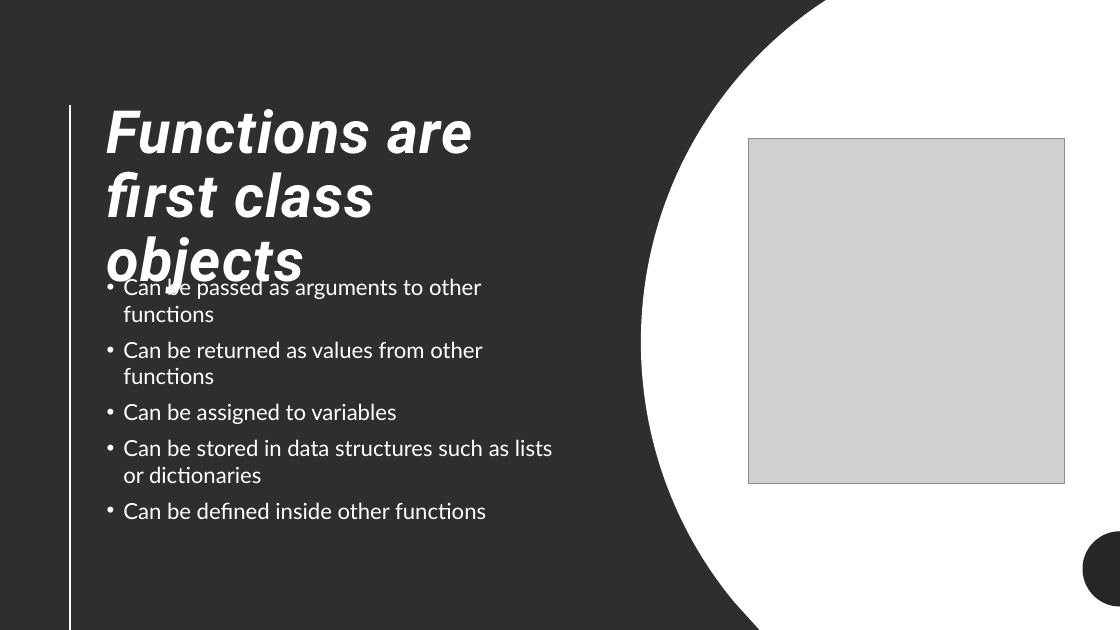
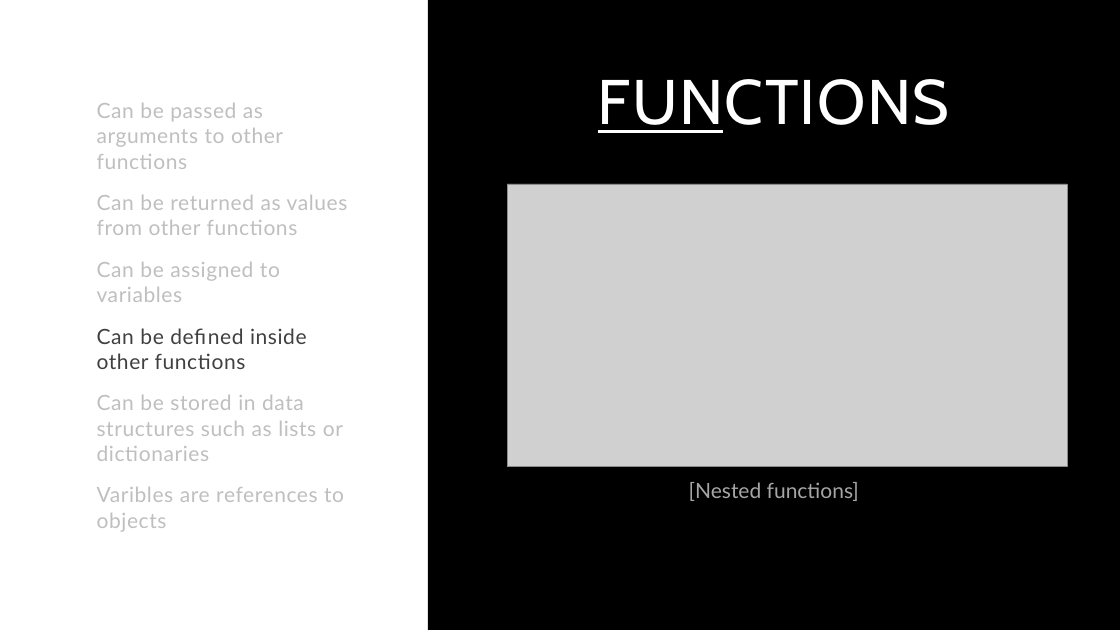
Before and after one commit to Cristi-la/JPWP, a slide deck: slide 6 of Practical use of decorators in Python.pptx (slide 2 before the commit). Drawn at 1120x630 pixels with LibreOffice and Linux fonts; fonts in the diff are those of the drawing; grey boxes stand for pictures. Boxes give left, top, right and bottom in pixels: in the first picture for what was removed or moved away, otherwise in the second. Text is boxed around its words. In the diff, an @@ line names an element or a change of style, - is before the commit and + after.

```diff
--- a/Practical use of decorators in Python.pptx
+++ b/Practical use of decorators in Python.pptx
@@ background #2F2F2F to #FFFFFF @@
@@ rectangle at (x1=0, y1=0, x2=1120, y2=630): fill #2F2F2F to #FFFFFF @@
@@ rectangle added at (x1=0, y1=0, x2=1120, y2=208), fill #000000 @@
@@ rectangle added at (x1=428, y1=0, x2=1120, y2=630), fill #000000 @@
@@ freeform shape removed at (x1=641, y1=0, x2=1120, y2=630) @@
@@ text "Can be passed as arguments ..." moved from (x1=123, y1=276, x2=553, y2=519) to (x1=97, y1=103, x2=348, y2=532) @@
@@ text "Can be passed as arguments ..." at (x1=97, y1=103, x2=348, y2=532): vertical alignment top to middle @@
@@ title added at (x1=598, y1=79, x2=950, y2=133), 54 pt, text #FFFFFF @@
+FUNCTIONS
@@ line removed from (70, 105) to (70, 630) @@
@@ text at (x1=97, y1=103, x2=348, y2=461): size 19 to 18 pt, text colour #FFFFFF to #BFBFBF, letter spacing 0 to 0.5 pt in "Can be passed as arguments to other ...", "Can be returned as values from other ...", "Can be assigned to variables", "Can be stored in data structures such ..."; bullet • to none; more space between paragraphs @@
@@ title removed at (x1=107, y1=109, x2=472, y2=295) @@
-Functions are first class objects
@@ picture resized from (x1=749, y1=138, x2=1065, y2=483) to (x1=507, y1=184, x2=1068, y2=466) @@
@@ text at (x1=97, y1=328, x2=307, y2=369): paragraph added @@
+Can be defined inside other functions
@@ text at (x1=97, y1=487, x2=344, y2=532): text changed; size 19 to 18 pt; text colour #FFFFFF to #BFBFBF @@
-• Can be defined inside other functions
+Varibles are references to objects
@@ text added at (x1=689, y1=482, x2=859, y2=501), 18 pt, text #A6A6A6 @@
+[Nested functions]
@@ freeform shape removed at (x1=1083, y1=531, x2=1120, y2=607) @@
@@ freeform shape removed at (x1=1083, y1=531, x2=1120, y2=607) @@
```
Also in this commit, not shown: 5 other slides changed, 23 slides added, 24 slides removed.
